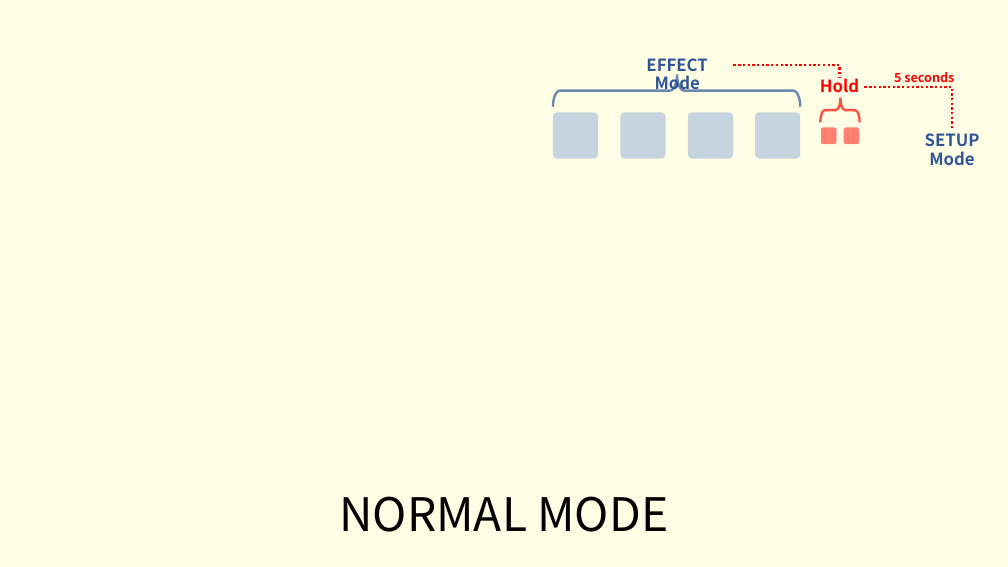
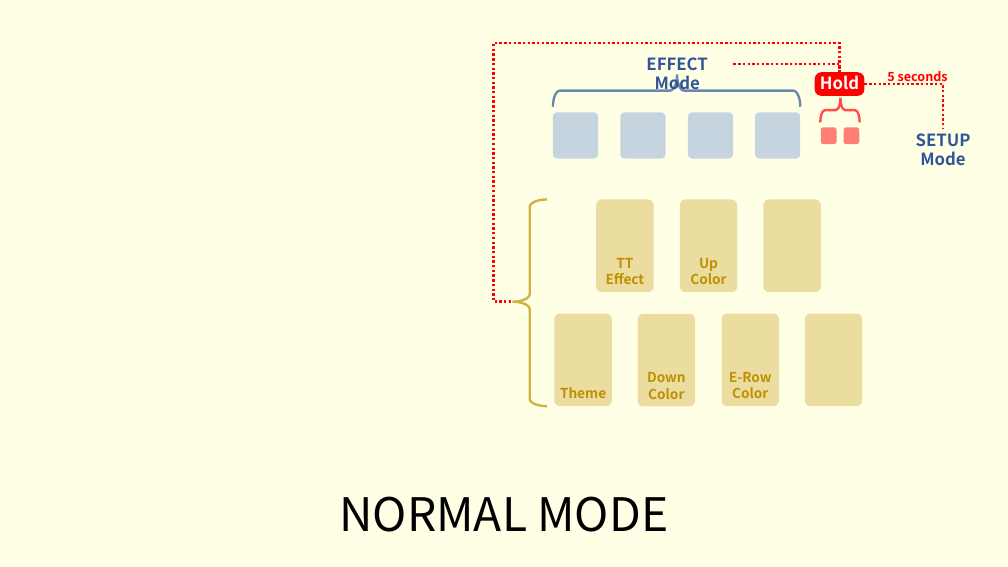
Before and after one commit to whowechina/iidx_pico, a slide deck: slide 2 of doc/Firmware_manual.pptx. Drawn at 1008x567 pixels with LibreOffice and Linux fonts; fonts in the diff are those of the drawing; background and template pictures are left out. Boxes give left, top, right and bottom in pixels: in the first picture for what was removed or moved away, otherwise in the second. Text is boxed around its words. In the diff, an @@ line names an element or a change of style, - is before the commit and + after.

```diff
--- a/doc/Firmware_manual.pptx
+++ b/doc/Firmware_manual.pptx
@@ elbow line added from (840, 72) to (513, 302), #FF0000 2.25 pt dashed @@
@@ elbow line (734, 64) - (840, 76): route changed @@
@@ rounded rectangle "Hold": place and size @@
-rounded rectangle "Hold" at [820,77,859,93]
+rounded rectangle "Hold" at [814,72,864,95]
@@ rounded rectangle "Hold" at [814,72,864,95]: text colour #FF0000 to #FFFFFF; fill none to #FF0000 @@
@@ elbow line moved from (865, 87) - (952, 129) to (865, 84) - (944, 129) @@
@@ text "5 seconds": place and size @@
-text "5 seconds" at [894,72,954,82]
+text "5 seconds" at [887,71,948,84]
@@ text "SETUP Mode": place and size @@
-text "SETUP Mode" at [925,133,980,165]
+text "SETUP Mode" at [916,133,971,165]
@@ left brace added at [513,200,547,406], outline #BF9000 2.25 pt @@
@@ rounded rectangle added at [597,200,654,293], fill #BF9000 at 30% opacity, 13 pt, text #BF9000, bold @@
+TT
+Effect
@@ rounded rectangle added at [680,200,737,293], fill #BF9000 at 30% opacity, 13 pt, text #BF9000, bold @@
+Up
+Color
@@ rounded rectangle added at [764,200,821,293], fill #BF9000 at 30% opacity @@
@@ rounded rectangle added at [554,314,612,407], fill #BF9000 at 30% opacity, 13 pt, text #BF9000, bold @@
+Theme
@@ rounded rectangle added at [637,314,695,407], fill #BF9000 at 30% opacity, 13 pt, text #BF9000, bold @@
+Down
+Color
@@ rounded rectangle added at [721,314,779,407], fill #BF9000 at 30% opacity, 13 pt, text #BF9000, bold @@
+E-Row
+Color
@@ rounded rectangle added at [805,314,863,407], fill #BF9000 at 30% opacity @@
```
Also in this commit, not shown: 2 other slides changed, 3 other files.
